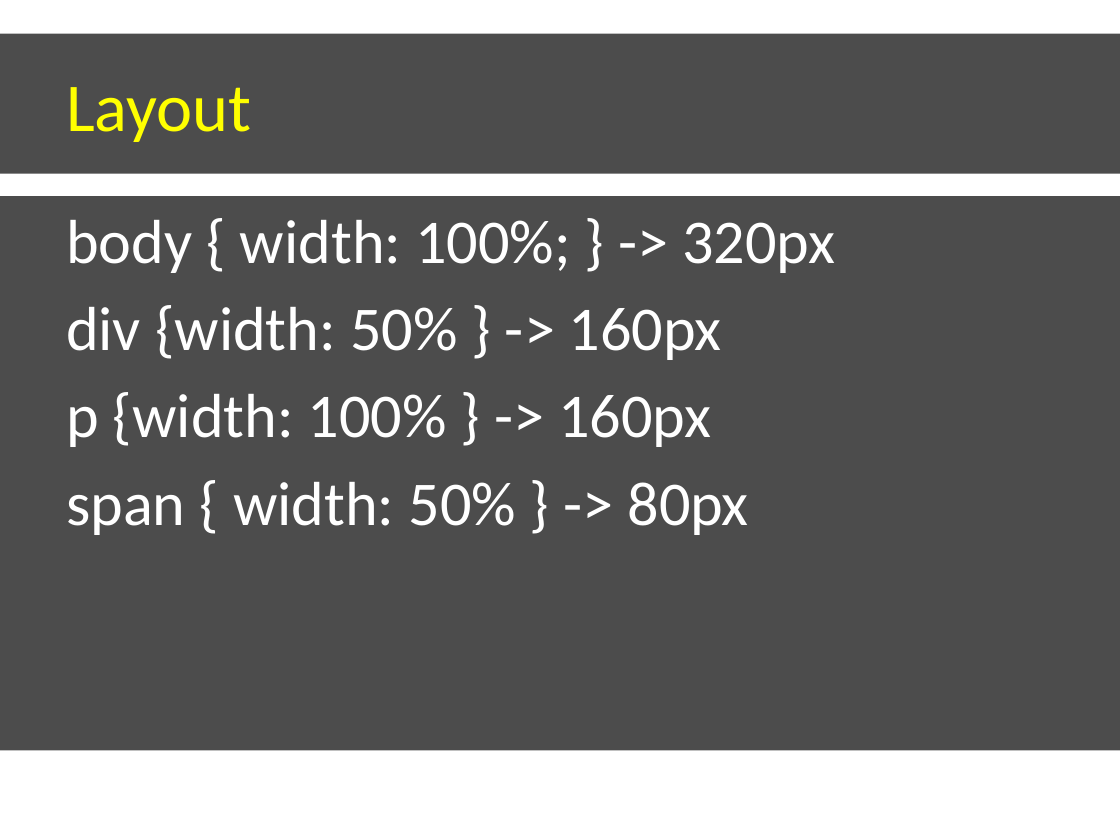
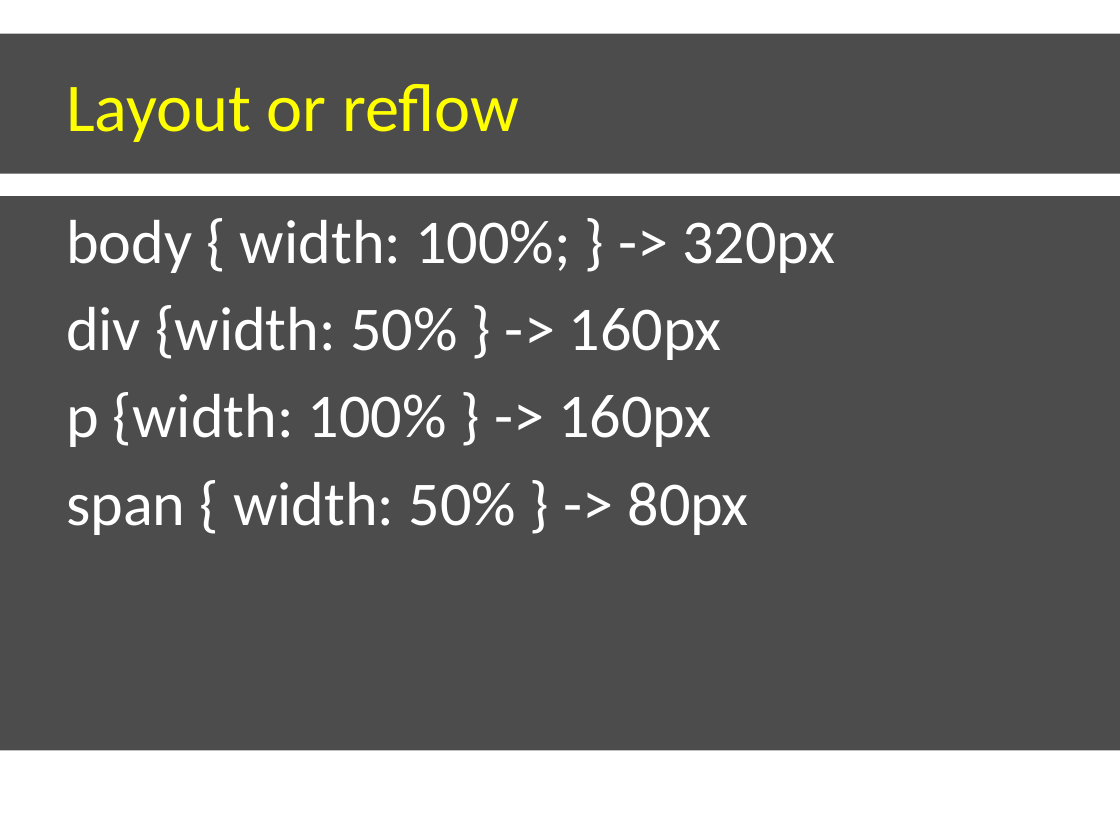
Before and after one commit to dzmitry-varabei/front-end-course, a slide deck: slide 9 of chrome-paint-and-compositing/ChromeInternalsPaint.pptx. Drawn at 1120x840 pixels with LibreOffice and Linux fonts; fonts in the diff are those of the drawing; background and template pictures are left out. Boxes give left, top, right and bottom in pixels: in the first picture for what was removed or moved away, otherwise in the second. Text is boxed around its words. In the diff, an @@ line names an element or a change of style, - is before the commit and + after.

```diff
--- a/chrome-paint-and-compositing/ChromeInternalsPaint.pptx
+++ b/chrome-paint-and-compositing/ChromeInternalsPaint.pptx
@@ title at (66,84,519,142): text changed @@
-Layout
+Layout or reflow
```
Also in this commit, not shown: 1 other slide changed, 6 other files.
